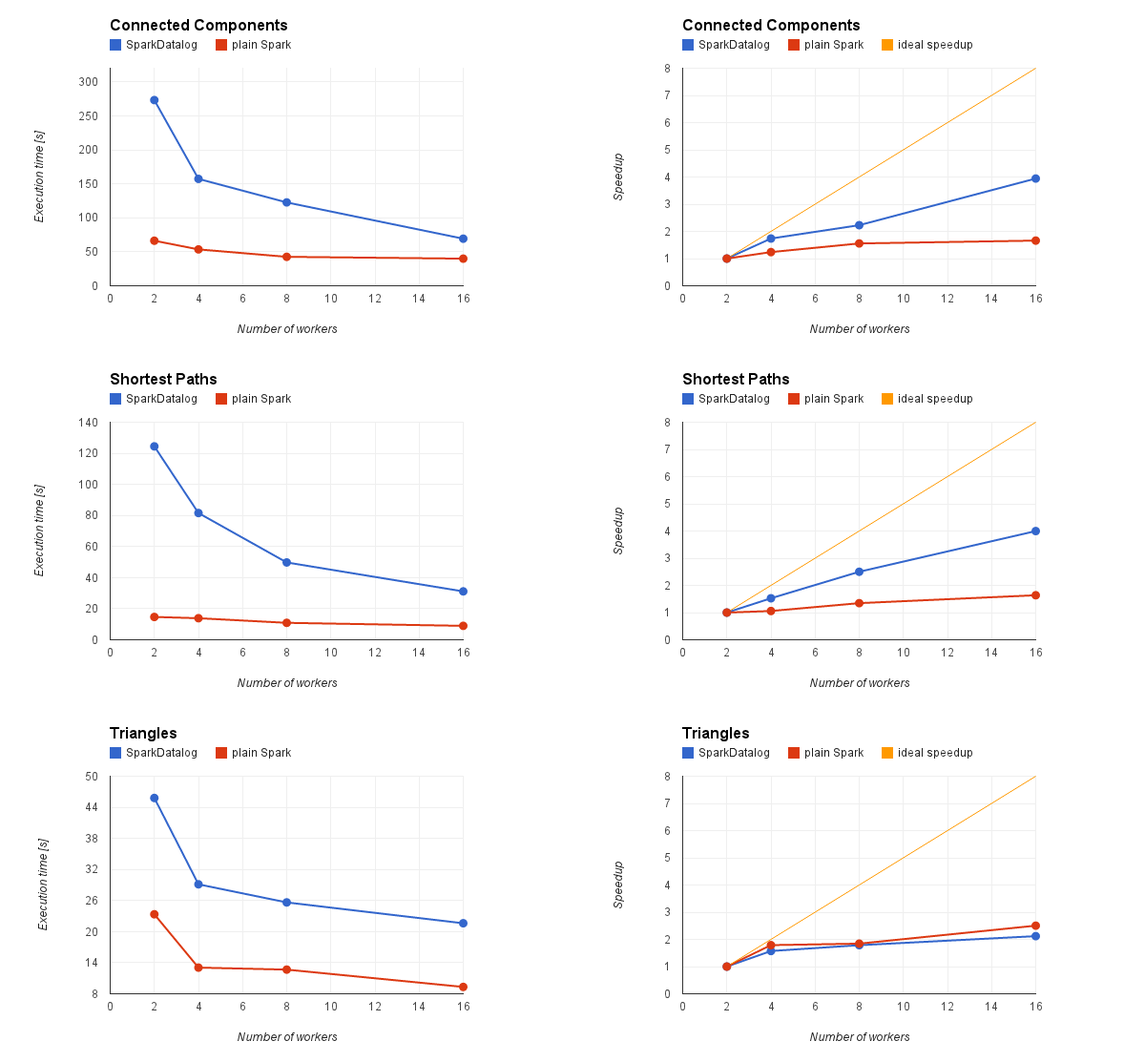
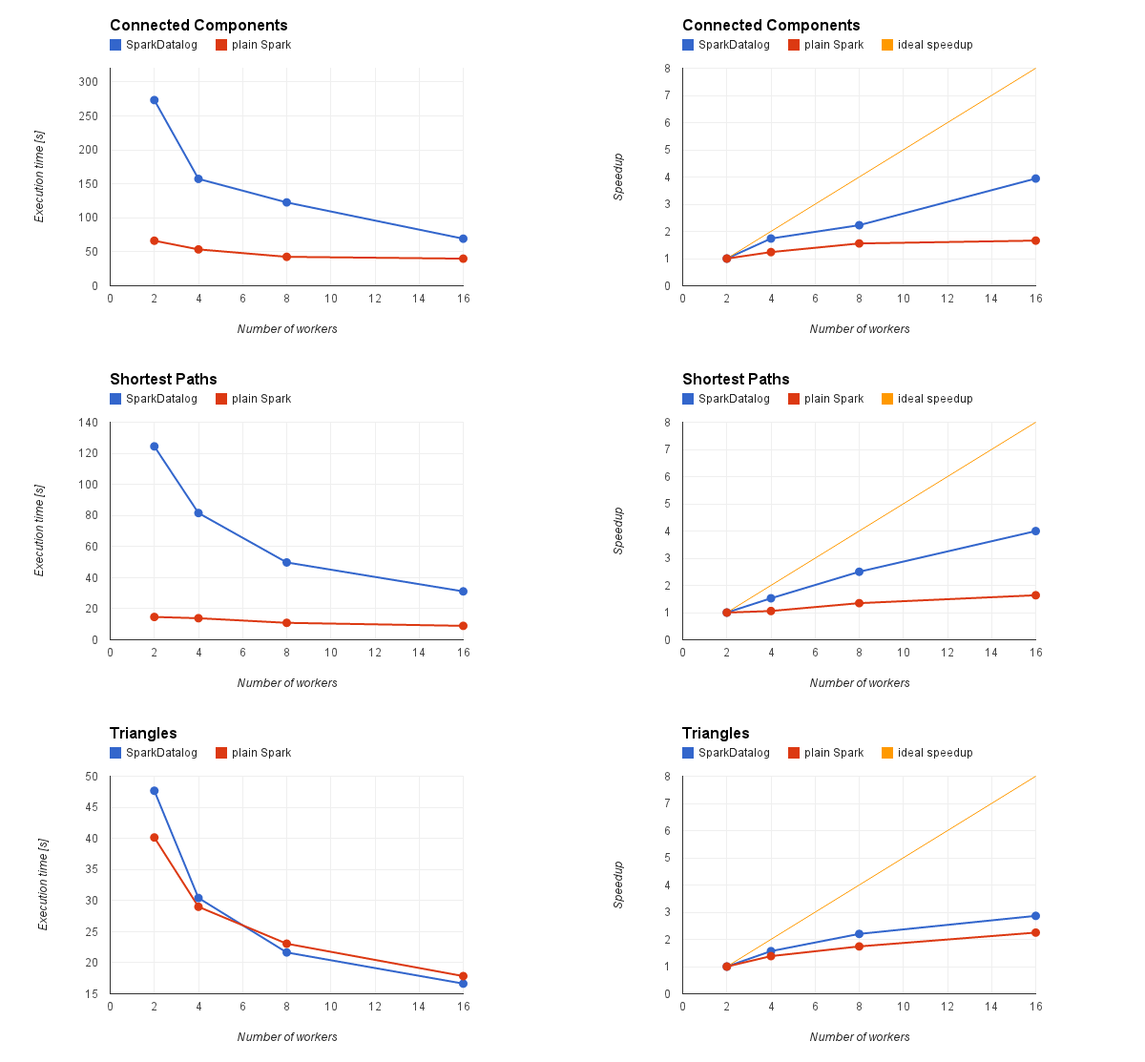
Two versions of the same layered image (w=1145, h=1062). Layer-by-layer changes:
added layer "tria_et.png #1" above "tria_sp.png #1" over left=85, top=786, right=468, bottom=998
added layer "tria_sp.png #1" above "tria_sp.png" over left=729, top=911, right=1040, bottom=967
